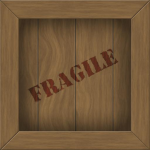
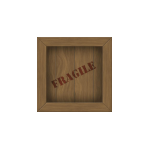
Layered file, before and after one edit (150×150). Changes by layer:
added layer "small" above "Background" over (37, 37, 112, 112)
hid "Background" over (0, 0, 150, 150)
